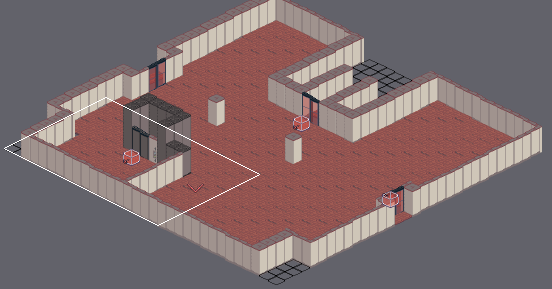
A Tiled map gets an edit: scratch/floor2-south.tmx. Above: a wide view before the commit, with the close-up outlined.
Close-up. First the earlier version:
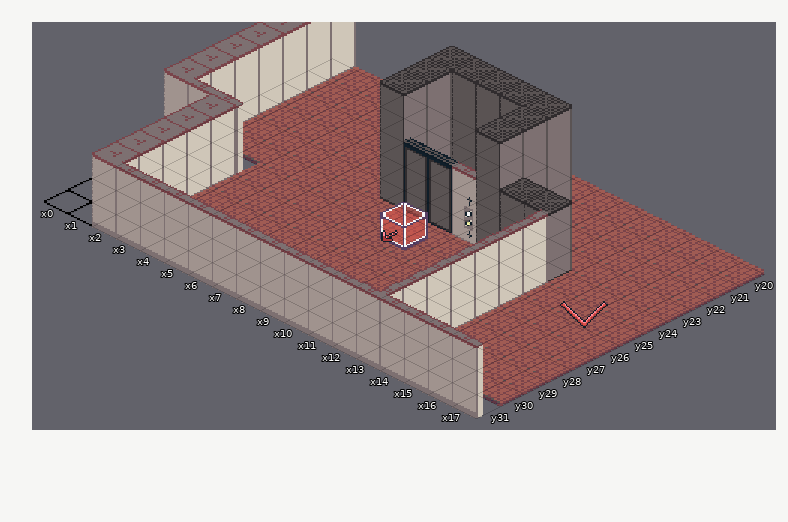
Cells are 32x16 px. Isometric: x runs down to the right, y down to the left. Shown: x 0..17, y 20..31. The commit also changed other parts of the map, which this record leaves out.
The same view after the edit:
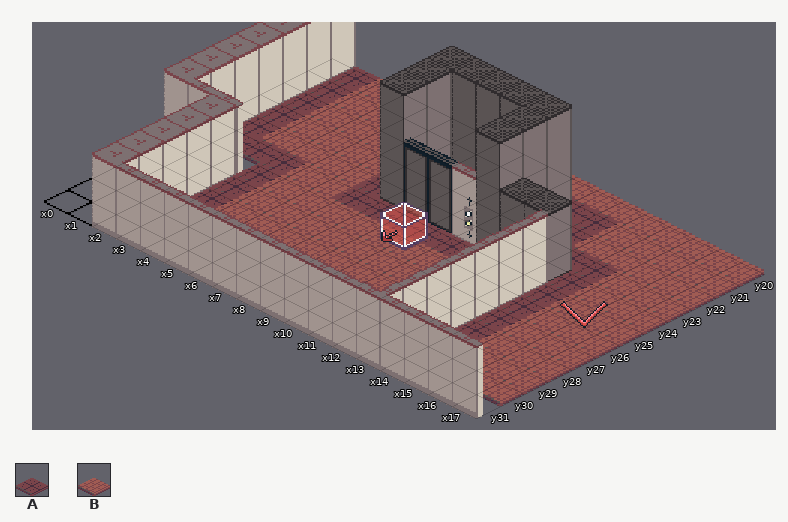
Key: from "floors": A 10, B 11.
_ is an empty cell.
Changes in this commit:
{"where": "layer \"Tiles\""}
{"y":20,"x":1,"old":"B","new":"A"}
{"y":21,"x":1,"old":"B","new":"A"}
{"y":21,"x":11,"old":"BB","new":"AA"}
{"y":22,"x":1,"old":"B","new":"A"}
{"y":22,"x":12,"old":"B","new":"A"}
{"y":23,"x":1,"old":"B","new":"A"}
{"y":23,"x":13,"old":"BB","new":"AA"}
{"y":24,"x":1,"old":"B","new":"A"}
{"y":24,"x":6,"old":"B","new":"A"}
{"y":24,"x":14,"old":"B","new":"A"}
{"y":25,"x":1,"old":"BBB","new":"AAA"}
{"y":25,"x":6,"old":"BBBBBB","new":"AAAAAA"}
{"y":25,"x":14,"old":"B","new":"A"}
{"y":26,"x":3,"old":"B","new":"A"}
{"y":26,"x":14,"old":"B","new":"A"}
{"y":27,"x":3,"old":"B","new":"A"}
{"y":27,"x":14,"old":"B","new":"A"}
{"y":28,"x":3,"old":"B","new":"A"}
{"y":28,"x":14,"old":"B","new":"A"}
{"y":29,"x":3,"old":"B","new":"A"}
{"y":29,"x":14,"old":"B","new":"A"}
{"label":"changed","picture_box":[192,67,617,340]}
